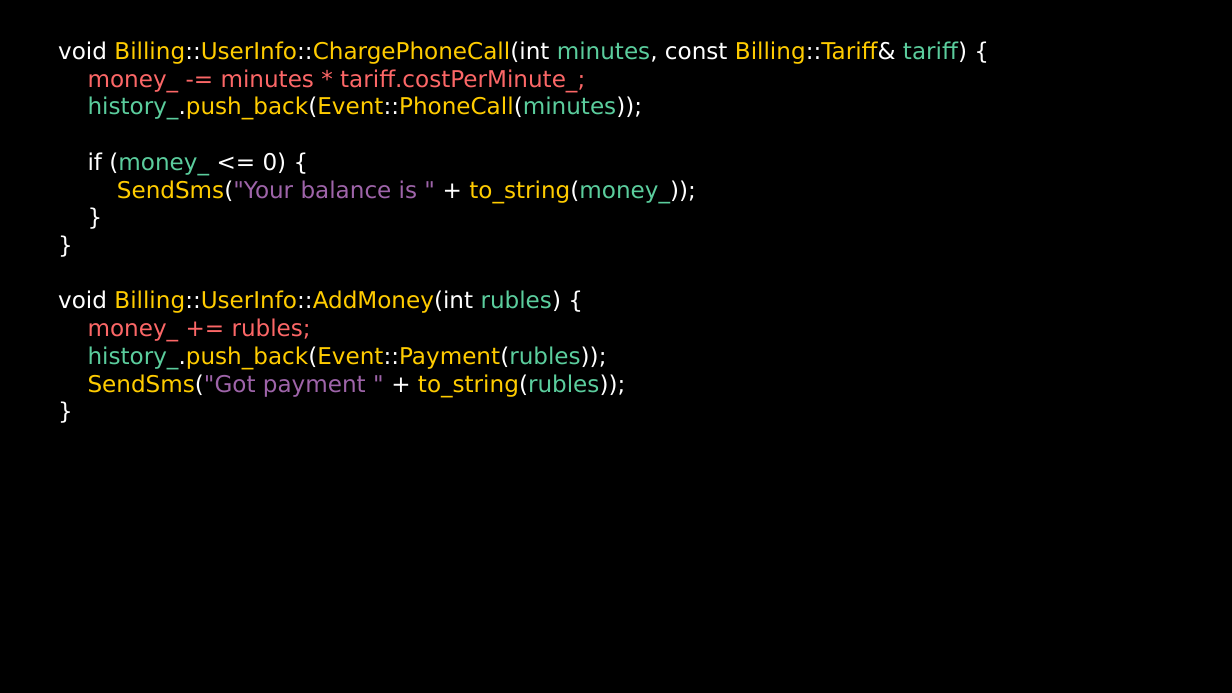
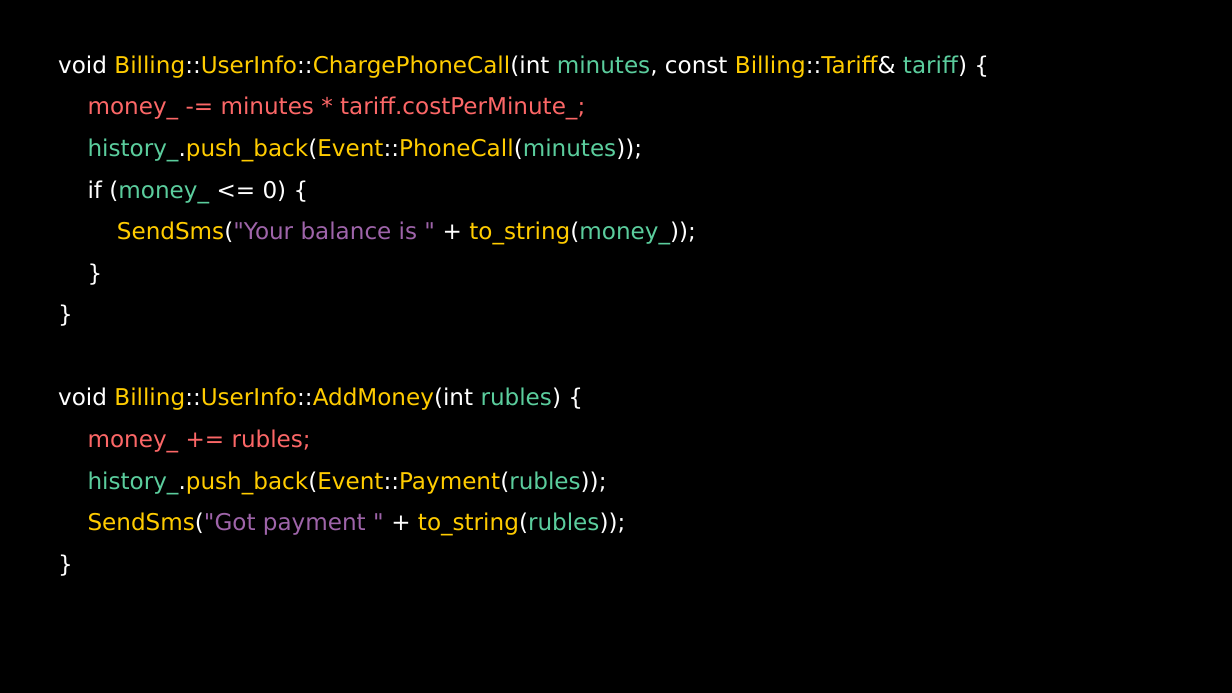
Before and after one commit to ishfb/cpprus17, a slide deck: slide 27 of slides.pptx (slide 28 before the commit). Drawn at 1232x693 pixels with LibreOffice and Linux fonts; fonts in the diff are those of the drawing. Boxes give left, top, right and bottom in pixels: in the first picture for what was removed or moved away, otherwise in the second. Text is boxed around its words. In the diff, an @@ line names an element or a change of style, - is before the commit and + after.

```diff
--- a/slides.pptx
+++ b/slides.pptx
@@ text "void Billing::UserInfo::ChargePhoneCall(int minutes, const B ..." at box(0, 0, 1232, 693): line spacing 1 to 1.5 @@
```
Also in this commit, not shown: 4 other slides changed, 3 slides added, 1 slide removed.
